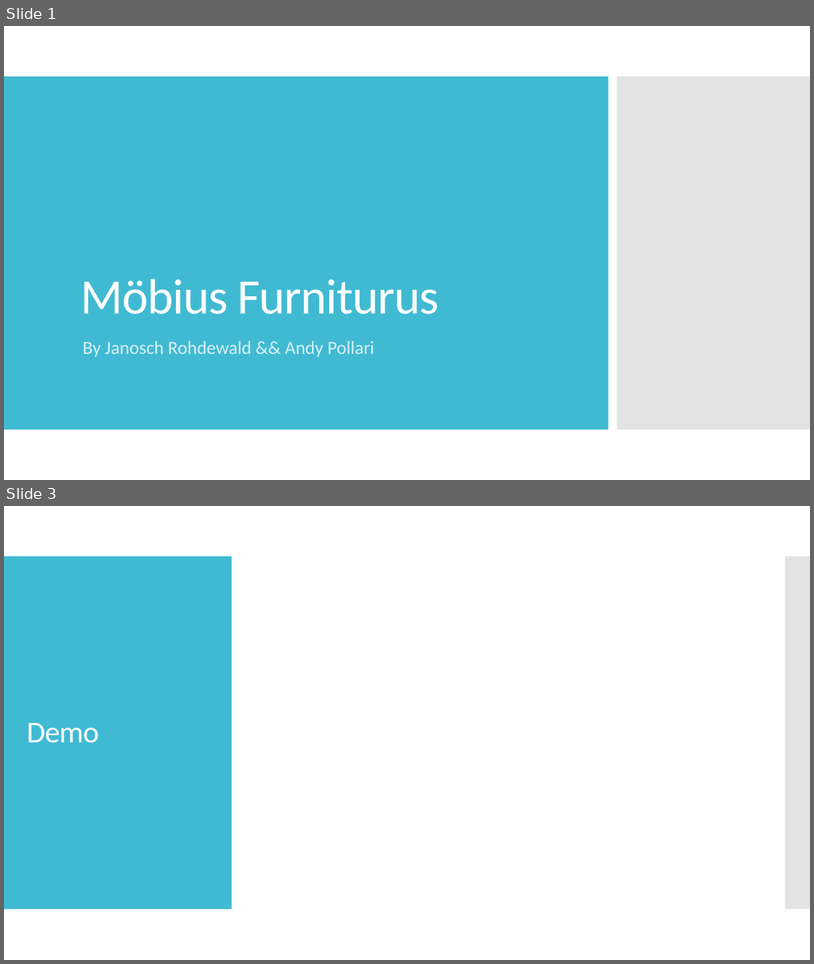
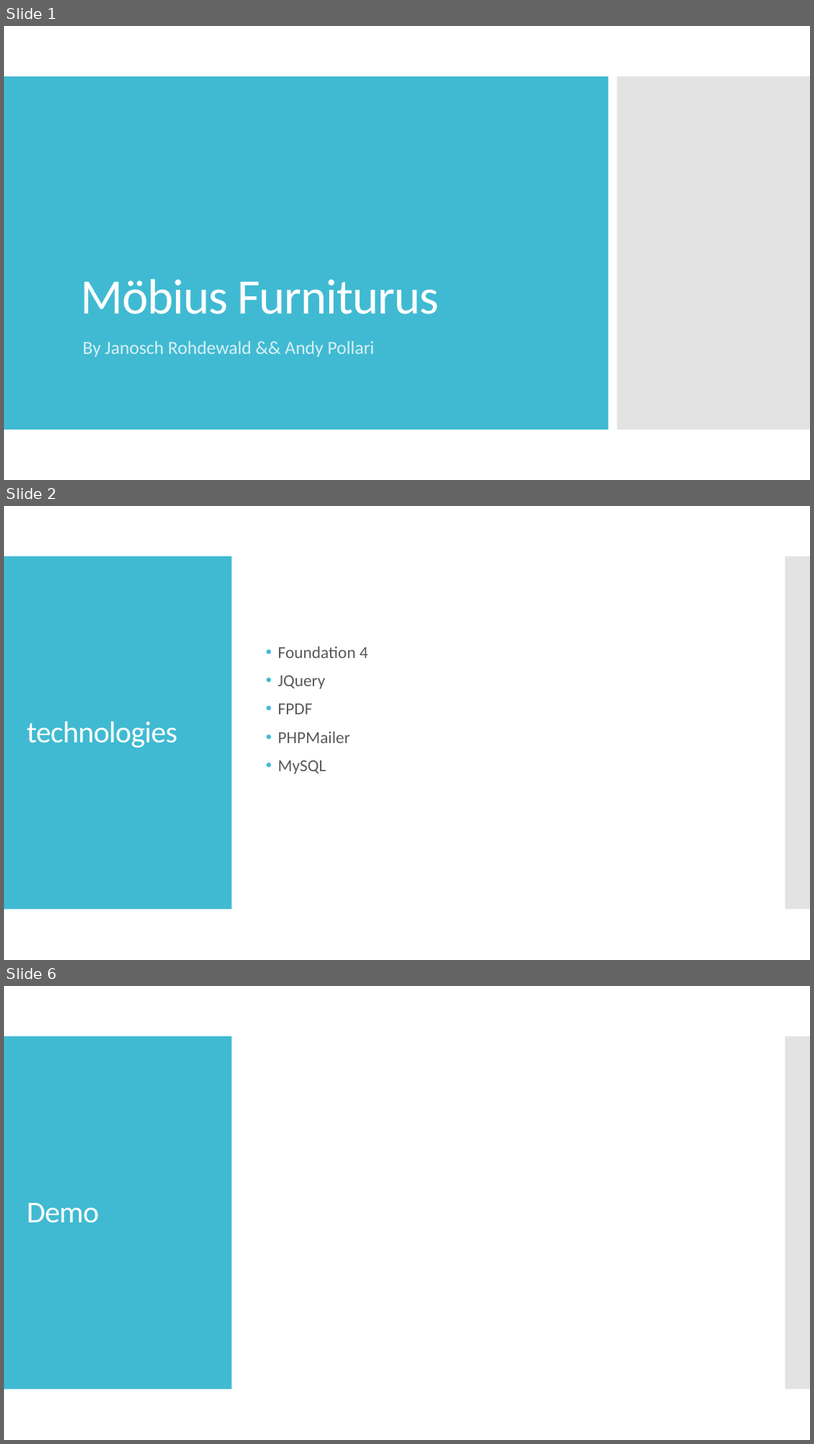
Before and after one commit to polandy/ch.bfh.bti7054.w2013.q.furnitureShop, a slide deck: doc/Möbius Furniturus.pptx. Shown one above the other, each under a label of ours: slides 1 and 3 before the commit, slides 1, 2 and 6 after it; the slides between them are not shown. The pictures are 814x964 and 814x1444 pixels, drawn with LibreOffice and Linux fonts; fonts in the diff are those of the drawing. Boxes give left, top, right and bottom in pixels: in the first picture for what was removed or moved away, otherwise in the second. Text is boxed around its words. In the diff, an @@ line names an element or a change of style, - is before the commit and + after.

```diff
--- a/doc/Möbius Furniturus.pptx
+++ b/doc/Möbius Furniturus.pptx
@@ slide 2 added at (4, 506, 810, 960), background #FFFFFF; not listed: 2 template elements that a slide beside it also shows @@
@@ text added at (278, 646, 368, 774), 20 pt, text #595959 @@
+• Foundation 4
+• JQuery
+• FPDF
+• PHPMailer
+• MySQL
@@ title added at (27, 721, 178, 747), 36 pt, text #FFFFFF @@
+technologies
@@ what was slide 3 is now slide 6 @@
```
Also in this commit, not shown: 3 other slides added, 1 slide removed, 1 other file.
